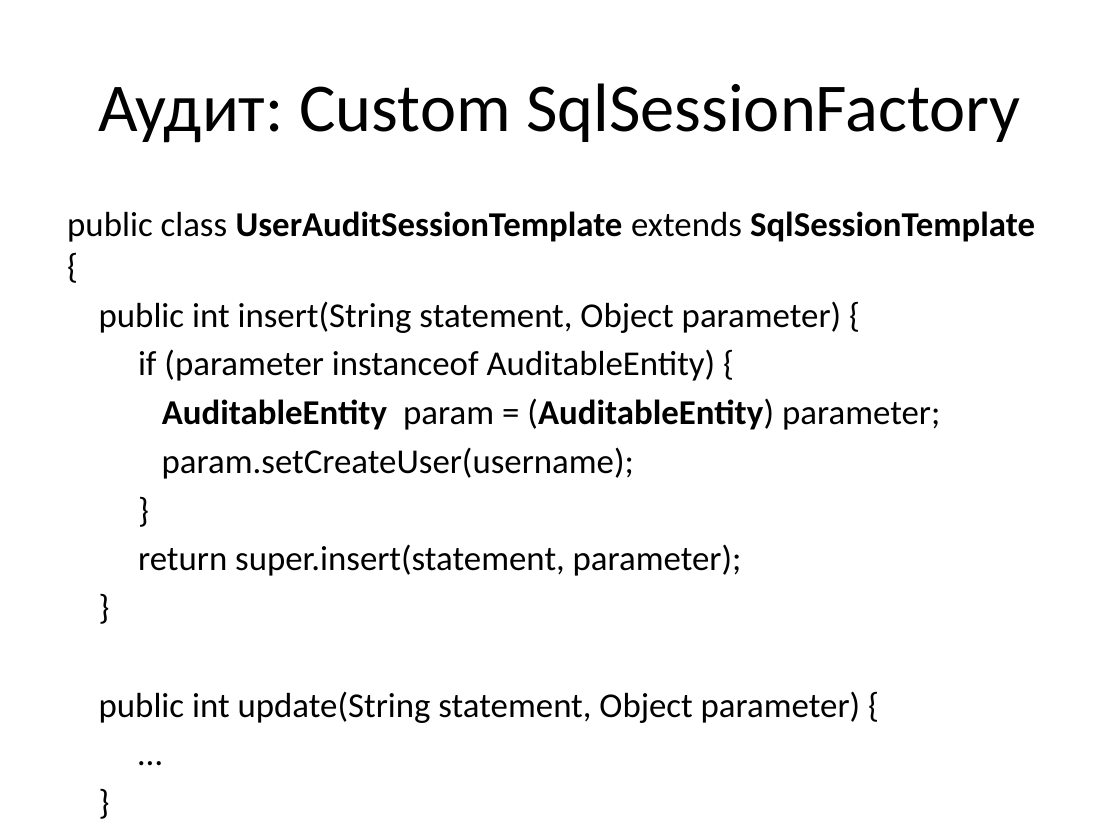
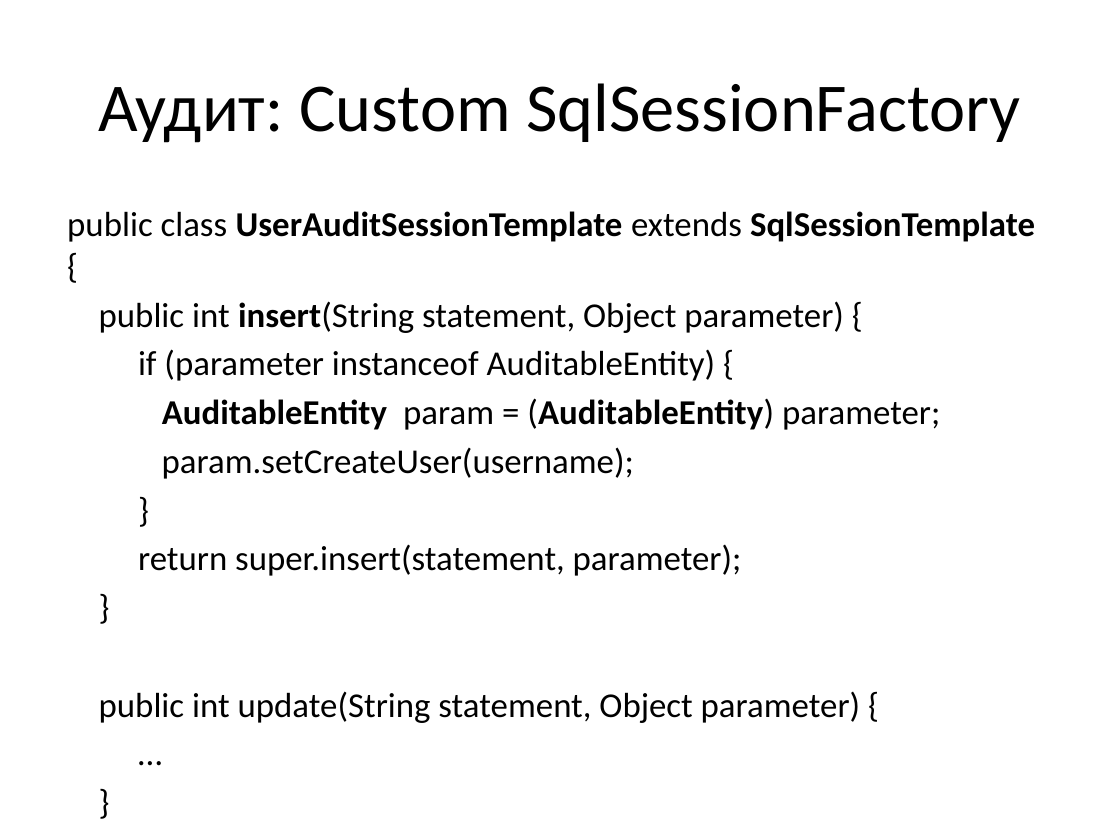
Before and after one commit to vitali-kviatkouski/personal, a slide deck: slide 12 of MyBatis.pptx (slide 8 before the commit). Drawn at 1120x840 pixels with LibreOffice and Linux fonts; fonts in the diff are those of the drawing. Boxes give left, top, right and bottom in pixels: in the first picture for what was removed or moved away, otherwise in the second. Text is boxed around its words. In the diff, an @@ line names an element or a change of style, - is before the commit and + after.

```diff
--- a/MyBatis.pptx
+++ b/MyBatis.pptx
@@ text at (x1=99, y1=301, x2=844, y2=333): bold on in "insert(String" @@
```
Also in this commit, not shown: 1 other slide changed, 4 slides added.
